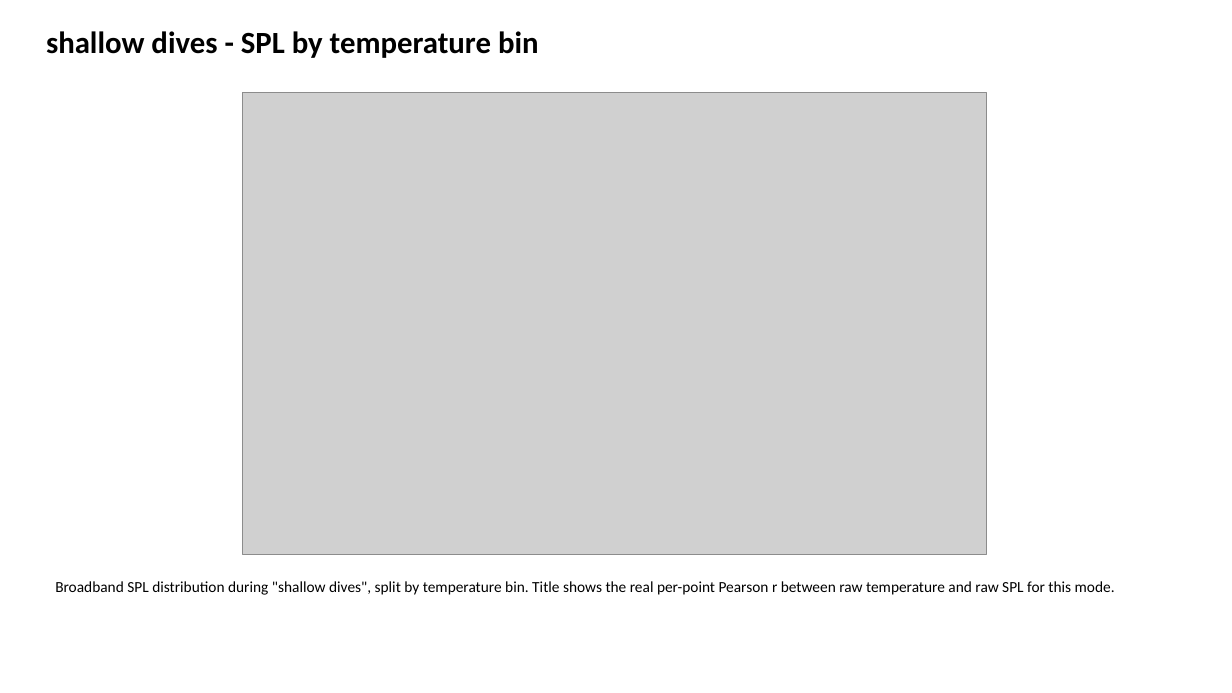
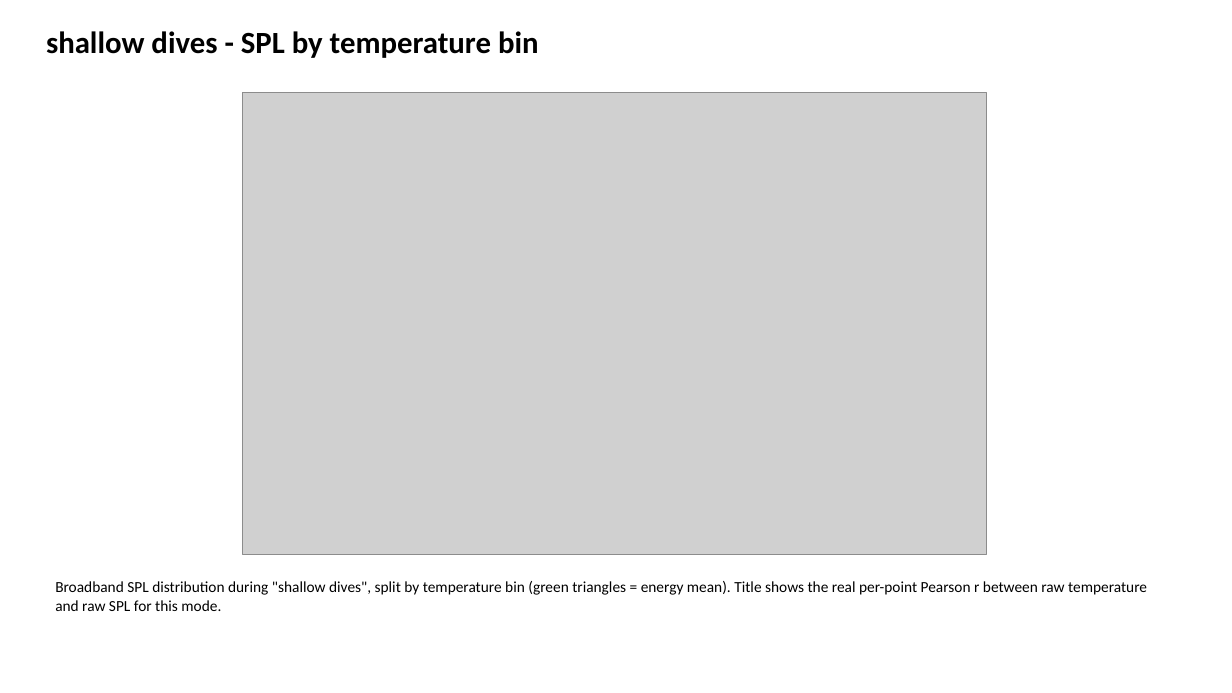
Before and after one commit to NMFS-PAM-Glider/hackathon-shared-repo, a slide deck: slide 44 of noise-fx-calc/noise_analysis_outputs/sg607/sg607_pam_noise_summary.pptx. Drawn at 1232x693 pixels with LibreOffice and Linux fonts; fonts in the diff are those of the drawing; grey boxes stand for pictures. Boxes give left, top, right and bottom in pixels: in the first picture for what was removed or moved away, otherwise in the second. Text is boxed around its words. In the diff, an @@ line names an element or a change of style, - is before the commit and + after.

```diff
--- a/noise-fx-calc/noise_analysis_outputs/sg607/sg607_pam_noise_summary.pptx
+++ b/noise-fx-calc/noise_analysis_outputs/sg607/sg607_pam_noise_summary.pptx
@@ text at box(55, 581, 1147, 611): text changed @@
-Broadband SPL distribution during "shallow dives", split by temperature bin. Title shows the real per-point Pearson r between raw temperature and raw SPL for this mode.
+Broadband SPL distribution during "shallow dives", split by temperature bin (green triangles = energy mean). Title shows the real per-point Pearson r between raw temperature and raw SPL for this mode.
```
Also in this commit, not shown: 129 other slides changed, 4 other files.
